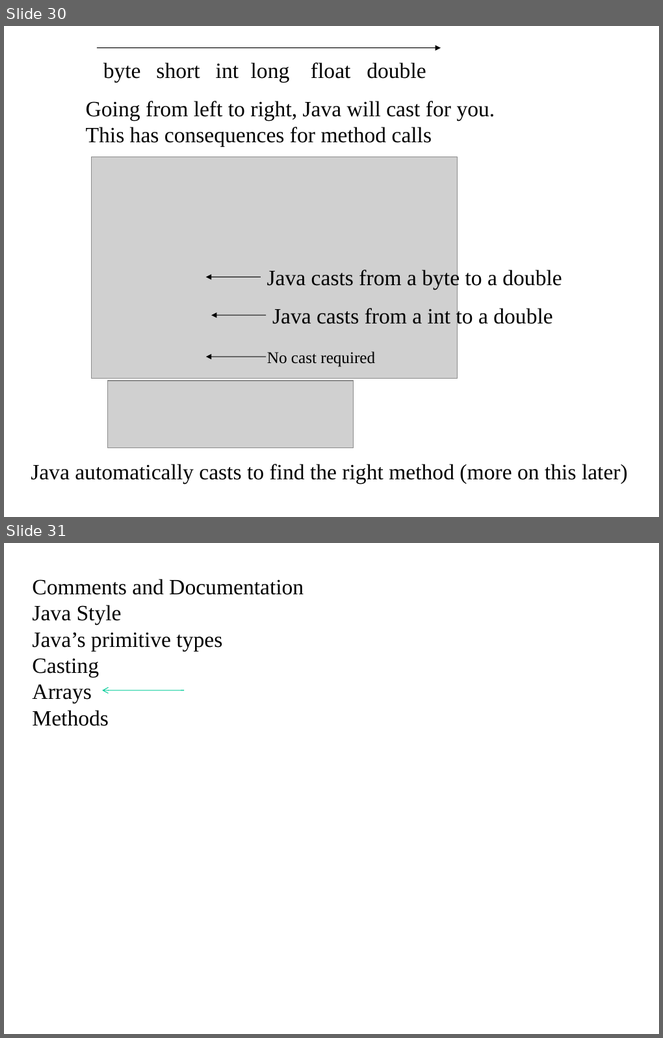
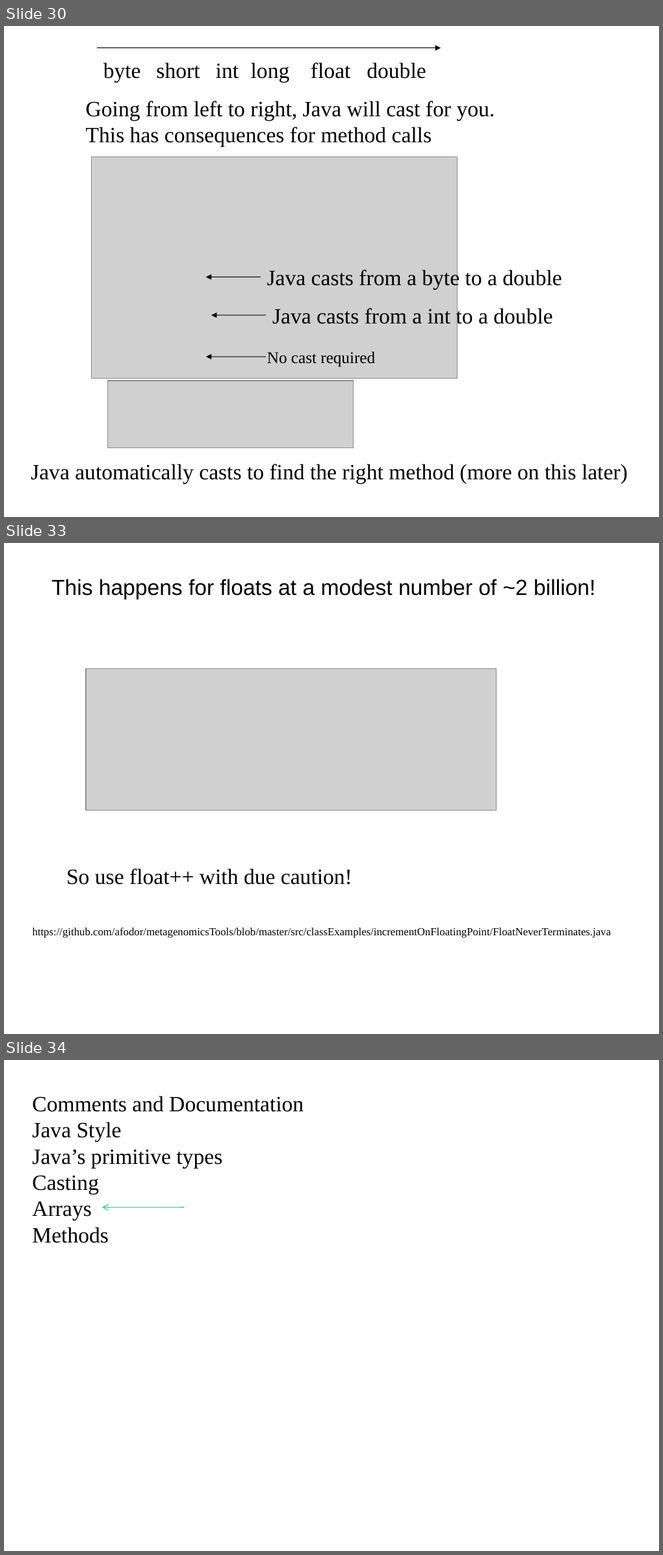
Before and after one commit to afodor/afodor.github.io, a slide deck: classes/prog2017/Prog3-Lecture03.ppt. Shown one above the other, each under a label of ours: slides 30 and 31 before the commit, slides 30, 33 and 34 after it; the slides between them are not shown. The pictures are 663x1038 and 663x1555 pixels, drawn with LibreOffice and Linux fonts; fonts in the diff are those of the drawing; grey boxes stand for pictures. Boxes give left, top, right and bottom in pixels: in the first picture for what was removed or moved away, otherwise in the second. Text is boxed around its words. In the diff, an @@ line names an element or a change of style, - is before the commit and + after.

Commit message:
add warning on use of increment on floating point

```diff
--- a/classes/prog2017/Prog3-Lecture03.ppt
+++ b/classes/prog2017/Prog3-Lecture03.ppt
@@ slide 33 added at [4,543,659,1034], background #FFFFFF @@
@@ text added at [51,579,596,600], 24 pt, text #000000 @@
+This happens for floats at a modest number of ~2 billion!
@@ picture added at [86,669,497,811] @@
@@ text added at [66,869,352,885], 24 pt, text #000000 @@
+So use float++ with due caution!
@@ text added at [33,928,612,938], 12 pt, text #000000 @@
+https://github.com/afodor/metagenomicsTools/blob/master/src/classExamples/incrementOnFloatingPoint/FloatNeverTerminates.java
@@ what was slide 31 is now slide 34 @@
```
Also in this commit, not shown: 2 other slides added.
